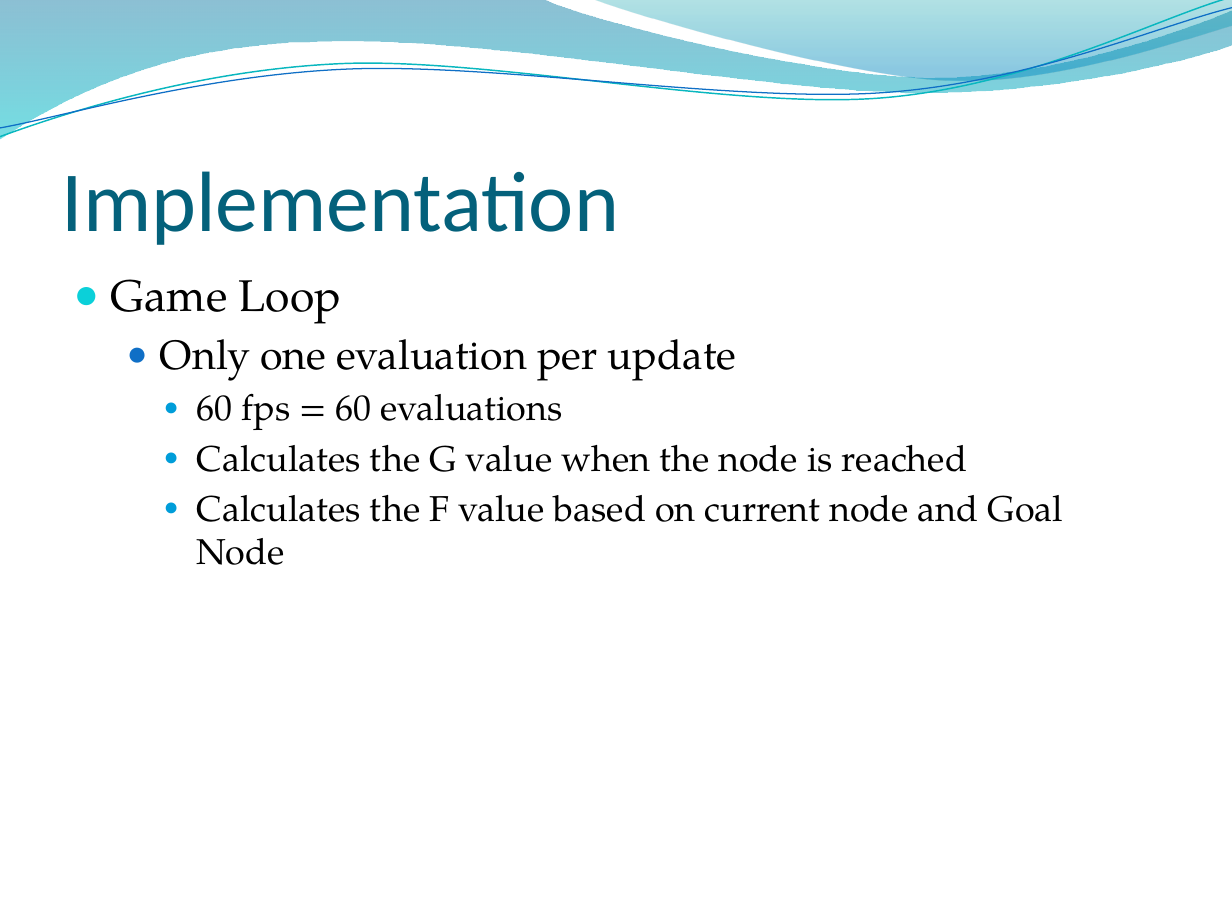
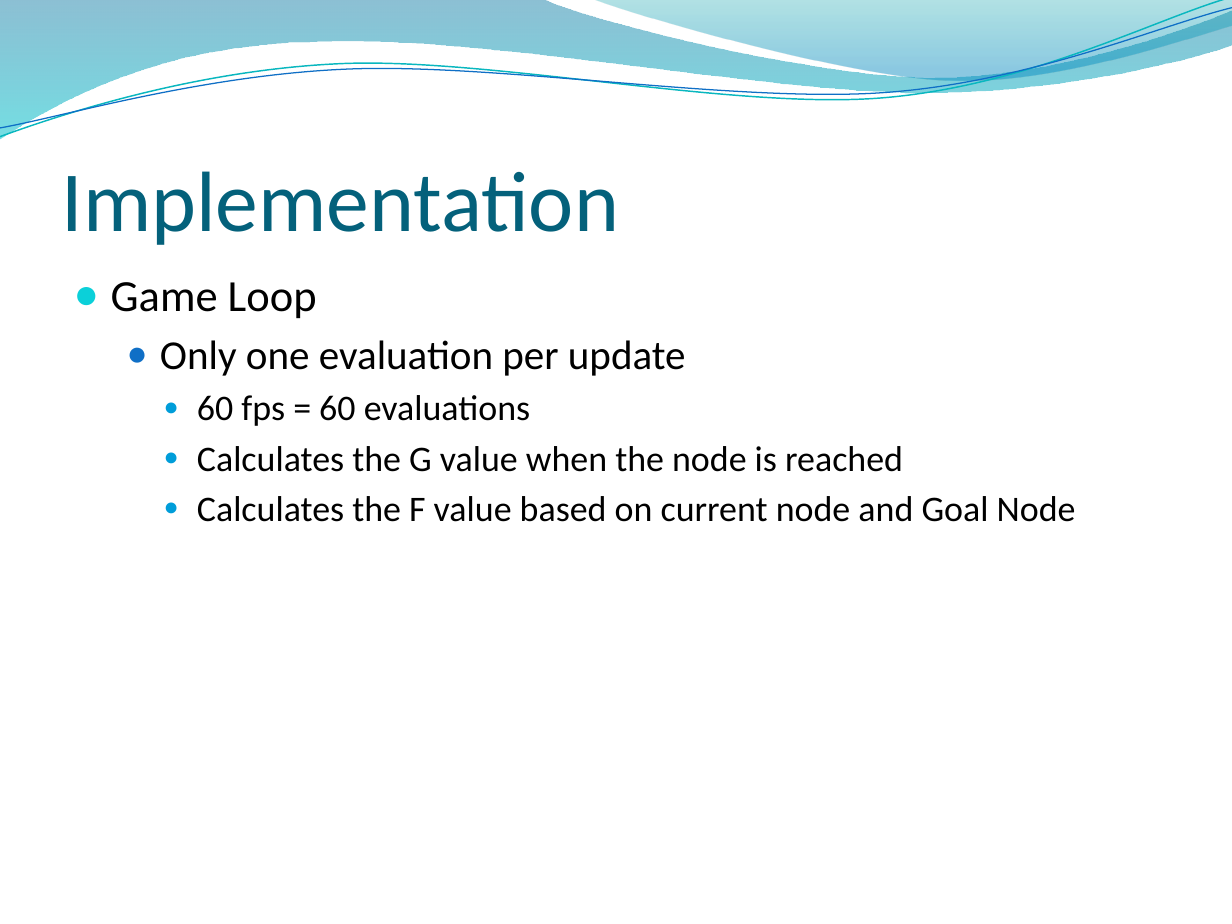
Before and after one commit to HeavenlyAwe/tiralabra, a slide deck: slide 4 of documents/presentation.pptx. Drawn at 1232x924 pixels with LibreOffice and Linux fonts; fonts in the diff are those of the drawing; background and template pictures are left out. Boxes give left, top, right and bottom in pixels: in the first picture for what was removed or moved away, otherwise in the second. Text is boxed around its words. In the diff, an @@ line names an element or a change of style, - is before the commit and + after.

```diff
--- a/documents/presentation.pptx
+++ b/documents/presentation.pptx
@@ text "Game Loop" at (111, 282, 1076, 522): font TeX Gyre Pagella to Calibri @@
```
Also in this commit, not shown: 2 other slides changed, 1 slide added.
